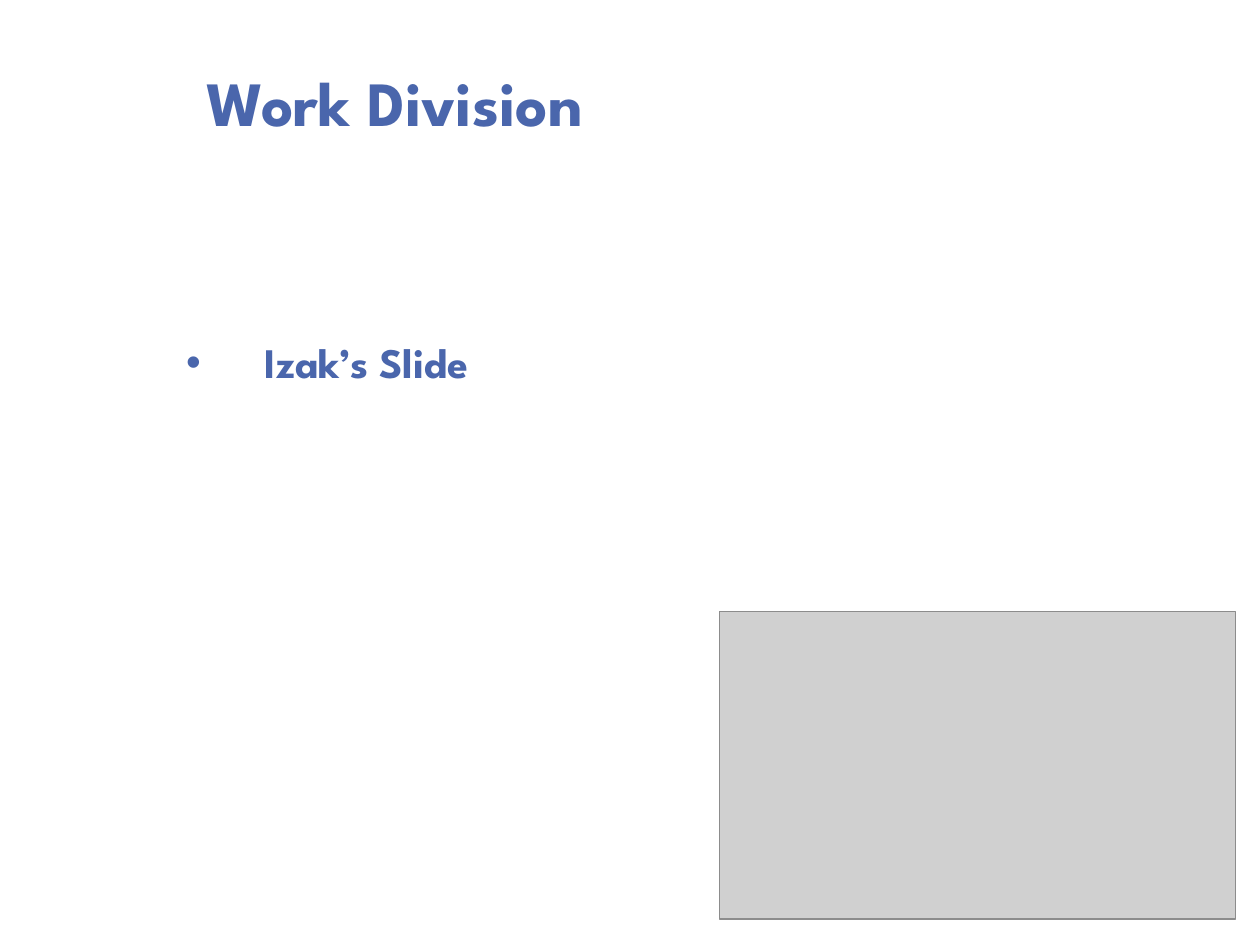
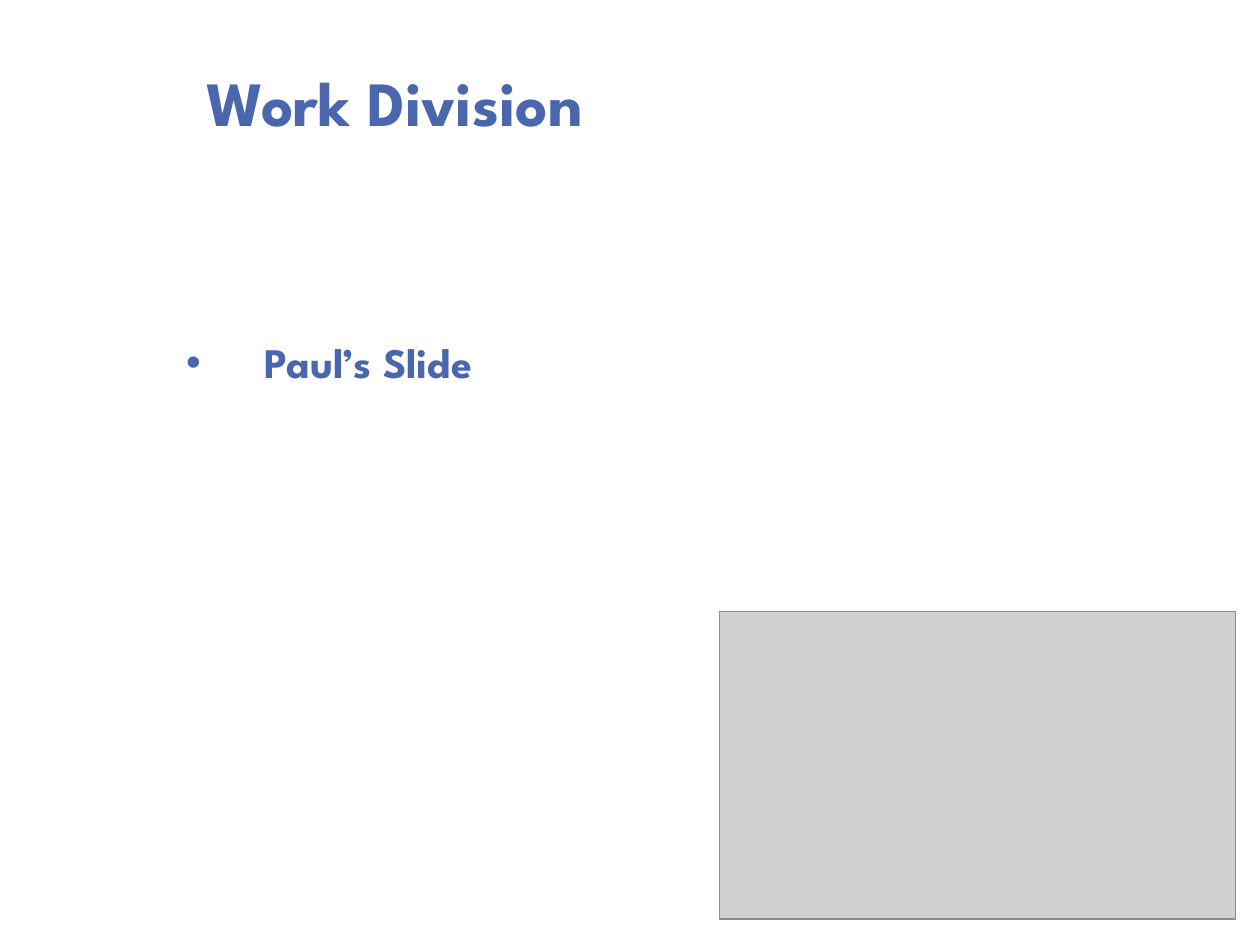
Before and after one commit to psengelke/linphone-android-group-chat, a slide deck: slide 5 of Project Documentation/Demos/Demo 04/Demo 04.pptx. Drawn at 1260x945 pixels with LibreOffice and Linux fonts; fonts in the diff are those of the drawing; grey boxes stand for pictures; background and template pictures are left out. Boxes give left, top, right and bottom in pixels: in the first picture for what was removed or moved away, otherwise in the second. Text is boxed around its words. In the diff, an @@ line names an element or a change of style, - is before the commit and + after.

```diff
--- a/Project Documentation/Demos/Demo 04/Demo 04.pptx
+++ b/Project Documentation/Demos/Demo 04/Demo 04.pptx
@@ text at (265, 349, 472, 379): text changed @@
-• Izak’s Slide
+• Paul’s Slide
```
Also in this commit, not shown: 1 other slide changed.
